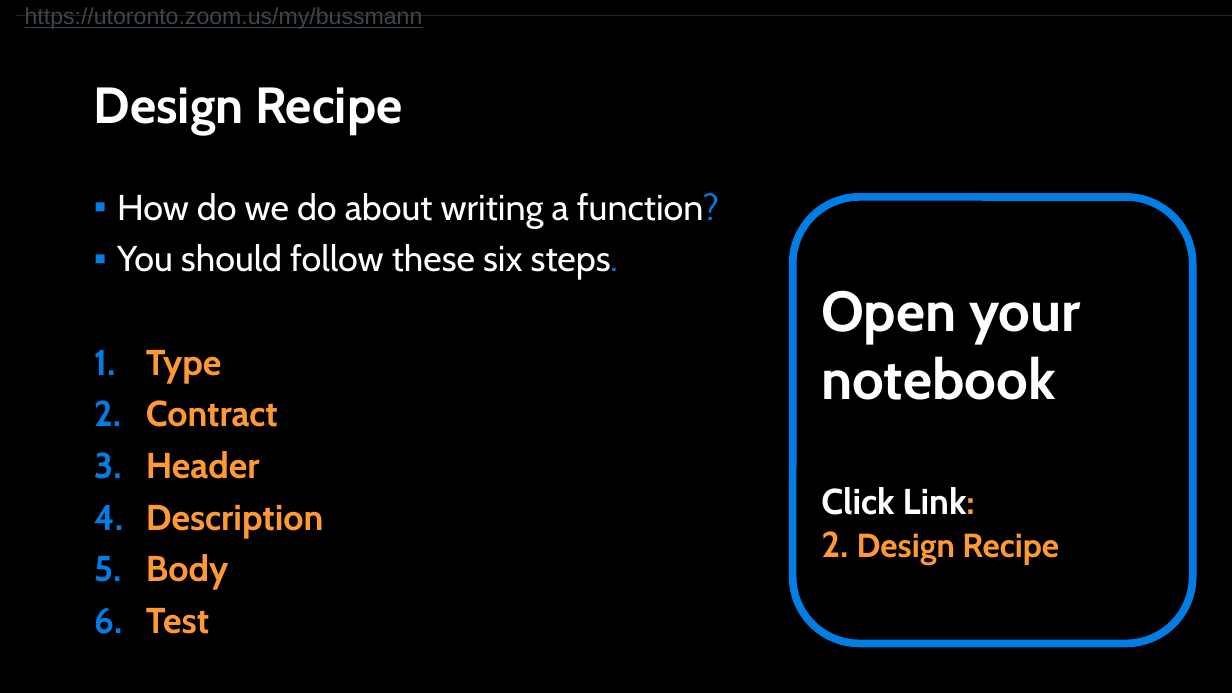
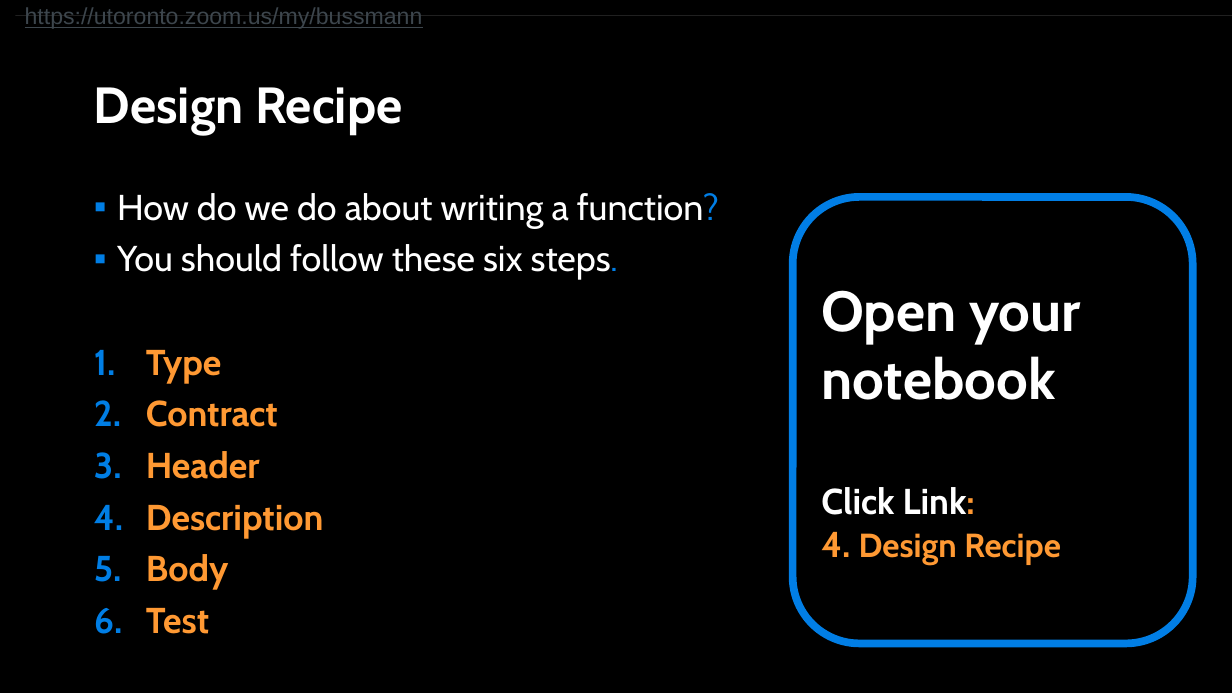
Before and after one commit to APS106/APS106-winter-2022-material, a slide deck: slide 20 of lectures/week2/lecture2/slides/week2_lecture2.pptx (slide 15 before the commit). Drawn at 1232x693 pixels with LibreOffice and Linux fonts; fonts in the diff are those of the drawing; background and template pictures are left out. Boxes give left, top, right and bottom in pixels: in the first picture for what was removed or moved away, otherwise in the second. Text is boxed around its words. In the diff, an @@ line names an element or a change of style, - is before the commit and + after.

```diff
--- a/lectures/week2/lecture2/slides/week2_lecture2.pptx
+++ b/lectures/week2/lecture2/slides/week2_lecture2.pptx
@@ text in rounded rectangle at (821, 532, 1061, 566): text changed @@
-2. Design Recipe
+4. Design Recipe
```
Also in this commit, not shown: 4 other slides changed, 5 slides added, 4 other files.
